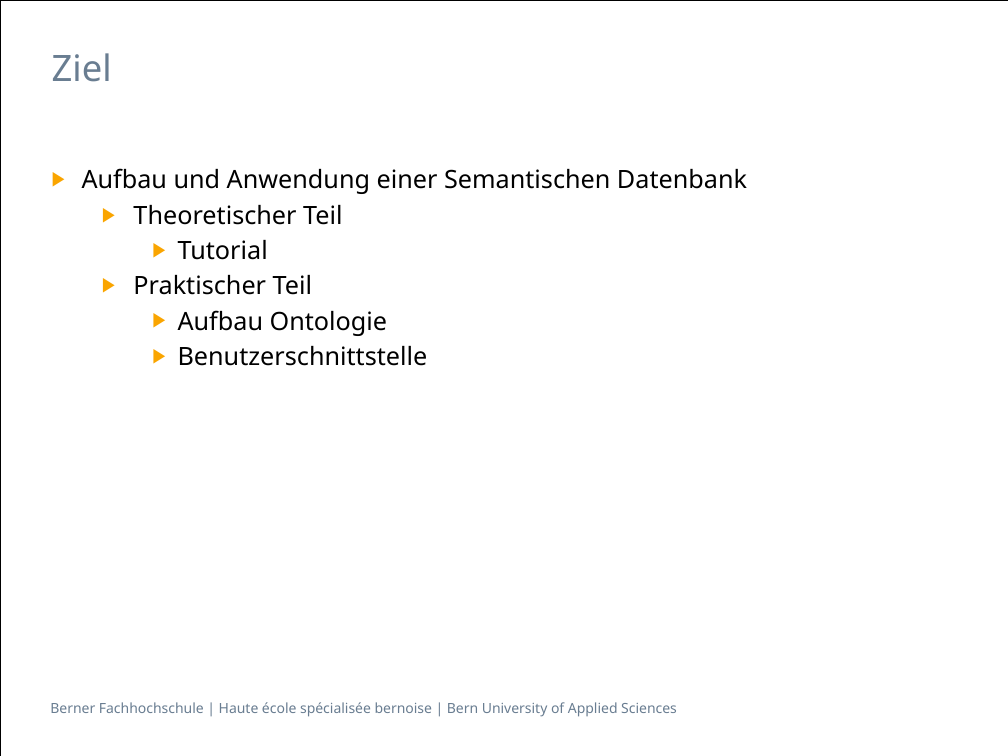
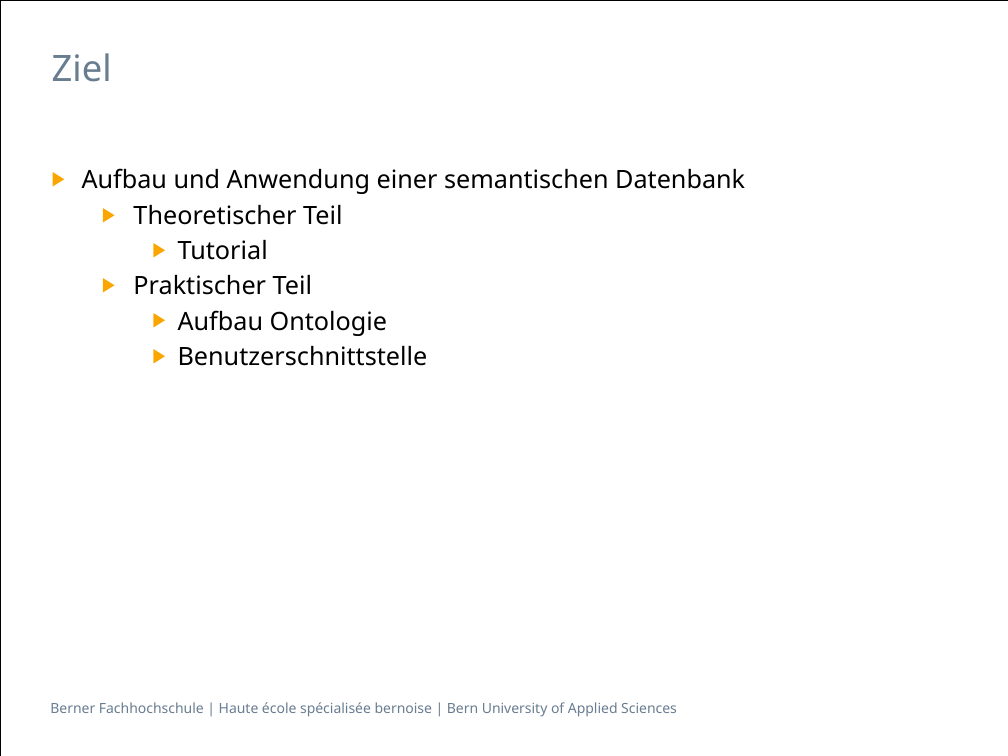
Before and after one commit to gunzm1/ElephantSearch, a slide deck: slide 5 of Doc/Semantische Datenbanken_bfh.pptx. Drawn at 1008x756 pixels with LibreOffice and Linux fonts; fonts in the diff are those of the drawing. Boxes give left, top, right and bottom in pixels: in the first picture for what was removed or moved away, otherwise in the second. Text is boxed around its words. In the diff, an @@ line names an element or a change of style, - is before the commit and + after.

```diff
--- a/Doc/Semantische Datenbanken_bfh.pptx
+++ b/Doc/Semantische Datenbanken_bfh.pptx
@@ text at (82,168,745,194): text changed @@
-▶ Aufbau und Anwendung einer Semantischen Datenbank
+▶ Aufbau und Anwendung einer semantischen Datenbank
```
Also in this commit, not shown: 3 other slides changed, 2 slides added, 1 slide removed, 3 other files.
